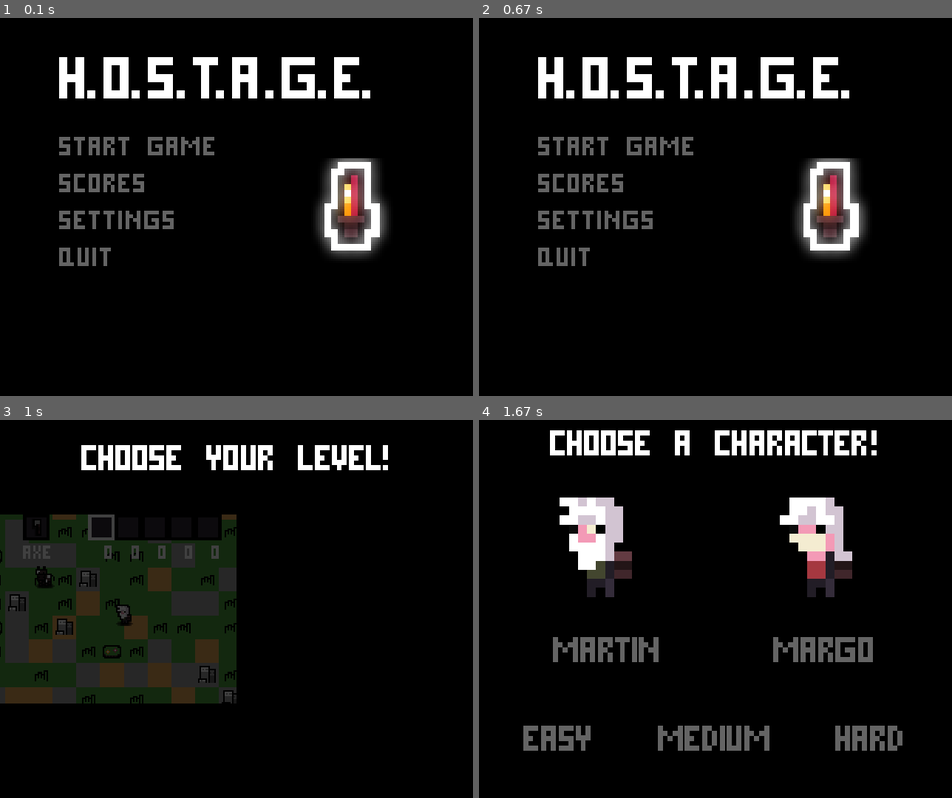
Above: before the commit, frames 1-4 (two rows, left to right).
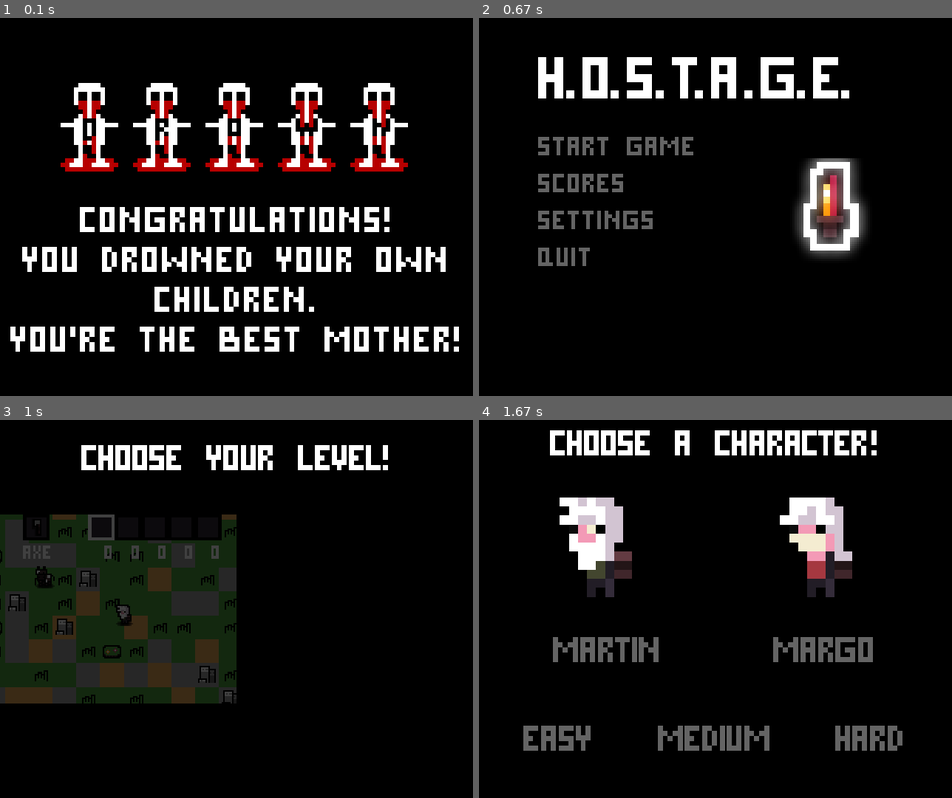
Above: after the commit, the same moments.

Repository: evilrise7/hostage
Game: pygame game, started from yandexpygame.py
Two runs of this game, one before a commit and one after it. Both use one fixed random seed, a clock stepped at 60 frames per second and the inputs below.
Inputs (mouse positions are in pixels of both pictures, inside the frame that each line leads up to):
- Up to frame 1 (0.1 s): no input
- Up to frame 2 (0.67 s): tap Esc at 0.33 s
- Up to frame 3 (1 s): click "Start Game" at 0.72 s
- Up to frame 4 (1.67 s): click (568, 552) at 1.05 s; tap Enter at 1.33 s

The runs differ from the first frame. In frame 1, 22% of the frame differs, in the area x 2-98%, y 10-89%; in frame 2, nothing differs; in frame 3, nothing differs; in frame 4, nothing differs.

Commit message:
Добавлено расширение экрана в окне СЕКРЕТНОГО УРОВНЯ ВЫИГРЫША

Diff:
--- a/yandexpygame.py
+++ b/yandexpygame.py
@@ -847,6 +847,11 @@
                     game_quit()
                     self.running = False
 
+                # Расширение экрана
+                if event.type == pg.VIDEORESIZE:
+                    window_resizing(event)
+                    change_font_size()
+
                 if event.type == pg.KEYDOWN:
                     # Перейти в меню
                     if event.key == pg.K_ESCAPE:
@@ -872,22 +877,49 @@
     def __init__(self):
         self.running = True
 
+    def txt_init(self):
+        # Текста прохождения уровней
+        self.congratulations_txt = start_menu_text.render(
+            "Congratulations!", 0, (255, 255, 255))
+        self.drown_txt = start_menu_text.render(
+            "You drowned your own", 0, (255, 255, 255))
+        self.children_txt = start_menu_text.render(
+            "children.", 0, (255, 255, 255))
+        self.best_mom = start_menu_text.render(
+            "You're the best mother!", 0, (255, 255, 255))
+
+    def congratulations(self):
+        # Ширина текста одинаковая везде
+        txt_h = self.best_mom.get_height()
+        # Congratulations!
+        cong_w = self.congratulations_txt.get_width() // 2
+        cong_txt_x = W_WINDOW // 2 - cong_w
+        cong_txt_y = H_WINDOW - 5 * txt_h
+        screen.blit(self.congratulations_txt, (cong_txt_x,
+                                               cong_txt_y))
+
+        # You drowned your own
+        drown_w = self.drown_txt.get_width() // 2
+        drown_txt_x = W_WINDOW // 2 - drown_w
+        drown_txt_y = H_WINDOW - 4 * txt_h
+        screen.blit(self.drown_txt, (drown_txt_x,
+                                     drown_txt_y))
+
+        # children
+        child_w = self.children_txt.get_width() // 2
+        child_txt_x = W_WINDOW // 2 - child_w
+        child_txt_y = H_WINDOW - 3 * txt_h
+        screen.blit(self.children_txt, (child_txt_x,
+                                        child_txt_y))
+
+        # best mom
+        mom_w = self.best_mom.get_width() // 2
+        mom_txt_x = W_WINDOW // 2 - mom_w
+        mom_txt_y = H_WINDOW - 2 * txt_h
+        screen.blit(self.best_mom, (mom_txt_x, mom_txt_y))
+
     def run(self):
-        # Загрузка объектов
-        child_d = load_image("child_D.png")
-        child_d = pg.transform.scale(child_d, (144, 144))
-
-        child_r = load_image("child_R.png")
-        child_r = pg.transform.scale(child_r, (144, 144))
-
-        child_o = load_image("child_O.png")
-        child_o = pg.transform.scale(child_o, (144, 144))
-
-        child_w = load_image("child_W.png")
-        child_w = pg.transform.scale(child_w, (144, 144))
-
-        child_n = load_image("child_N.png")
-        child_n = pg.transform.scale(child_n, (144, 144))
+        self.txt_init()  # Отобразить текст
         while self.running:
             for event in pg.event.get():
                 # Закрытие окна
@@ -895,28 +927,55 @@
                     game_quit()
                     self.running = False
 
+                # Расширение экрана
+                if event.type == pg.VIDEORESIZE:
+                    window_resizing(event)
+                    change_font_size()
+                    self.txt_init()
+
                 if event.type == pg.KEYDOWN:
                     # Перейти в меню
                     if event.key == pg.K_ESCAPE:
                         self.running = False
 
+            # Отступы
+            child_size = int(H_WINDOW * 0.28125)
+            middle_x = W_WINDOW // 2 - child_size // 2
+            stepx = child_size // 2 // 0.73
+
+            # Загрузка объектов
+            child_d = load_image("child_D.png")
+            child_d = pg.transform.scale(child_d, (child_size,
+                                                   child_size))
+
+            child_r = load_image("child_R.png")
+            child_r = pg.transform.scale(child_r, (child_size,
+                                                   child_size))
+
+            child_o = load_image("child_O.png")
+            child_o = pg.transform.scale(child_o, (child_size,
+                                                   child_size))
+
+            child_w = load_image("child_W.png")
+            child_w = pg.transform.scale(child_w, (child_size,
+                                                   child_size))
+
+            child_n = load_image("child_N.png")
+            child_n = pg.transform.scale(child_n, (child_size,
+                                                   child_size))
             # Обновление кадра, путем заливки
             screen.fill((0, 0, 0))
+
             # Добавление объектов на экран
-            screen.blit(child_d, (60, 70))
-            screen.blit(child_r, (156, 70))
-            screen.blit(child_o, (252, 70))
-            screen.blit(child_w, (348, 70))
-            screen.blit(child_n, (444, 70))
-
-            screen.blit(start_menu_text.render("Congratulations!", 0,
-                                               (255, 255, 255)), (130, 230))
-            screen.blit(start_menu_text.render("You drowned your own", 0,
-                                               (255, 255, 255)), (40, 270))
-            screen.blit(start_menu_text.render("children.", 0,
-                                               (255, 255, 255)), (220, 310))
-            screen.blit(start_menu_text.render("You're the best mother!", 0,
-                                               (255, 255, 255)), (20, 350))
+            screen.blit(child_d, (middle_x - 2 * stepx, H_WINDOW * 0.13671875))
+            screen.blit(child_r, (middle_x - stepx, H_WINDOW * 0.13671875))
+            screen.blit(child_o, (middle_x, H_WINDOW * 0.13671875))
+            screen.blit(child_w, (middle_x + stepx, H_WINDOW * 0.13671875))
+            screen.blit(child_n, (middle_x + stepx * 2, H_WINDOW * 0.13671875))
+
+            # Текст прохождения уровня
+            self.congratulations()
+
             # Обновление кадра
             pg.display.flip()
         # Запуск меню
@@ -2616,4 +2675,5 @@
 
 
 # Сам запуск всей игры
-open_menu()
+#open_menu()
+DrownedChildren().run()
